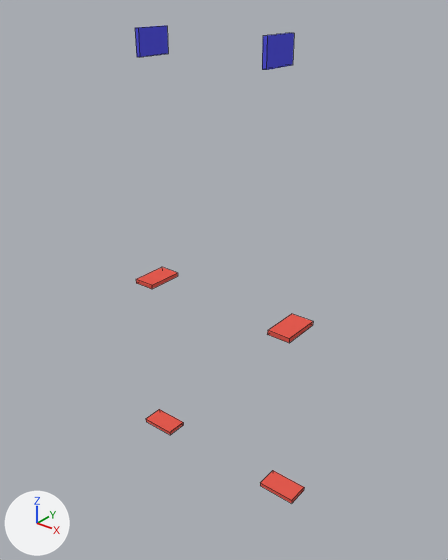
One commit to the Blender file models/full_robot_mx28_collada_v3.blend: the scene before it, then after it.
Camera for both pictures: a camera (50 mm lens) standing at (3.83, -4.7, 5.82) and looking at (0.02, 0.07, 2.87). Every picture has the same lights, and +X, +Y and +Z are marked at lower left. Mesh edges are drawn as thin lines. The same objects are shown in both versions, whatever each file hides.

The first picture shows 'Cube.006', 'Cube.007', 'fr07-101.012', 'fr07-101.013', 'fr07-101.014', 'fr07-101.015'.
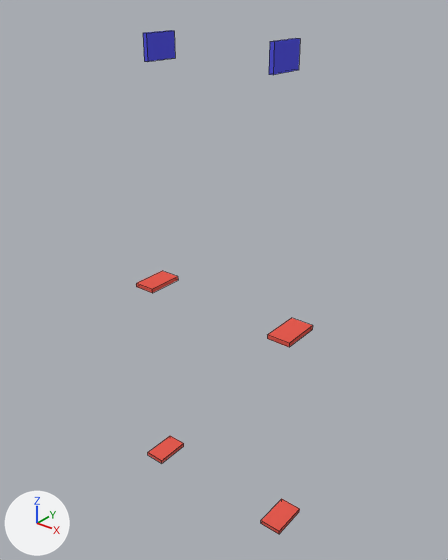
Where the change shows, as pixel boxes [x1, y1, x2, y2] in the pictures (448 x 560 px):
'fr07-101.012', reshaped, moved (11% narrower)
    before: [260, 471, 304, 504]
    after: [261, 499, 300, 534]
'Cube.006', moved
    before: [262, 33, 294, 70]
    after: [269, 38, 300, 75]
'Cube.007', moved
    before: [135, 26, 168, 57]
    after: [143, 30, 175, 62]
'fr07-101.013', reshaped, moved
    before: [146, 409, 183, 435]
    after: [148, 436, 184, 463]
'fr07-101.015', moved
    before: [267, 314, 313, 343]
    after: [267, 318, 313, 347]
'fr07-101.014', moved
    before: [136, 267, 178, 289]
    after: [136, 271, 178, 293]

The change in detail:
me_cube_002 has 8 vertices, 6 faces and spans x -0.22..0.22, y -0.13..0.13, z 0.25..0.3.
me_cube_002 is used by ob_fr07_101_013; location (-0.94, 0.0, 0.23).
me_cube_002 part 1: the whole mesh is multiplied about the mesh origin by the matrix ((0.0, 1.0, 0.0), (1.0, 0.0, 0.0), (0.0, 0.0, -1.0)).
me_cube_000 has 8 vertices, 6 faces and spans x -0.22..0.22, y -0.13..0.13, z 0.25..0.3.
me_cube_000 is used by ob_fr07_101_012; location (0.94, 0.0, 0.23).
me_cube_000 part 2: the whole mesh is multiplied about the mesh origin by the matrix ((0.0, 1.0, 0.0), (1.0, 0.0, 0.0), (0.0, 0.0, -1.0)).
Object 'Cube.007' (ob_cube_007) moves from (-0.95, -0.1, 5.16) to (-0.95, 0.0, 5.11).
Object 'Cube.006' (ob_cube_006) moves from (0.95, -0.1, 5.16) to (0.95, 0.0, 5.11).
Object 'fr07-101.015' (ob_fr07_101_015) moves from (0.94, 0.0, 2.36) to (0.94, 0.0, 2.31).
Object 'fr07-101.014' (ob_fr07_101_014) moves from (-0.94, 0.0, 2.36) to (-0.94, 0.0, 2.31).
Object 'fr07-101.013' (ob_fr07_101_013) moves from (-0.94, 0.0, 0.23) to (-0.94, 0.0, 0.31).
Object 'fr07-101.012' (ob_fr07_101_012) moves from (0.94, 0.0, 0.23) to (0.94, 0.0, 0.31).
